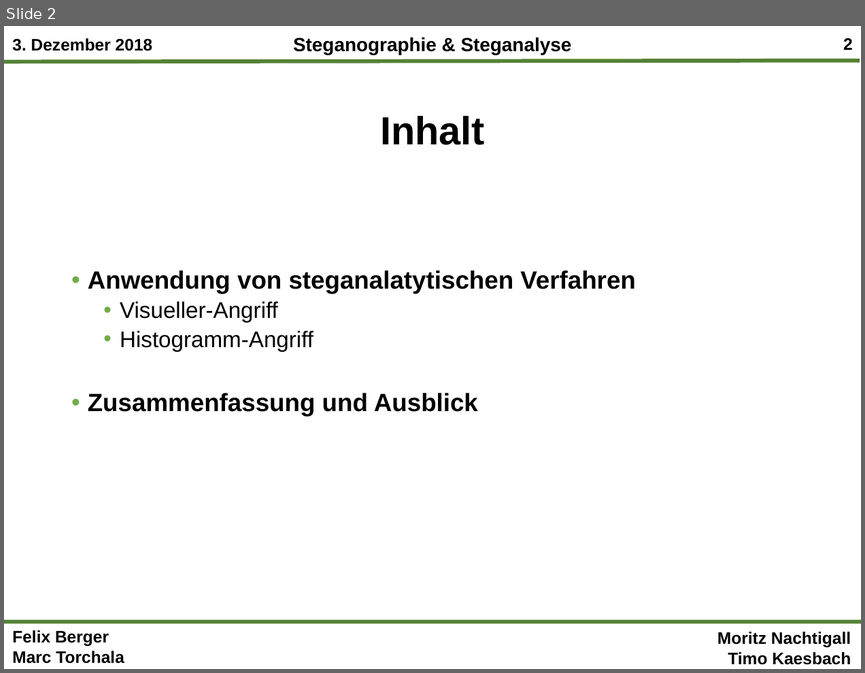
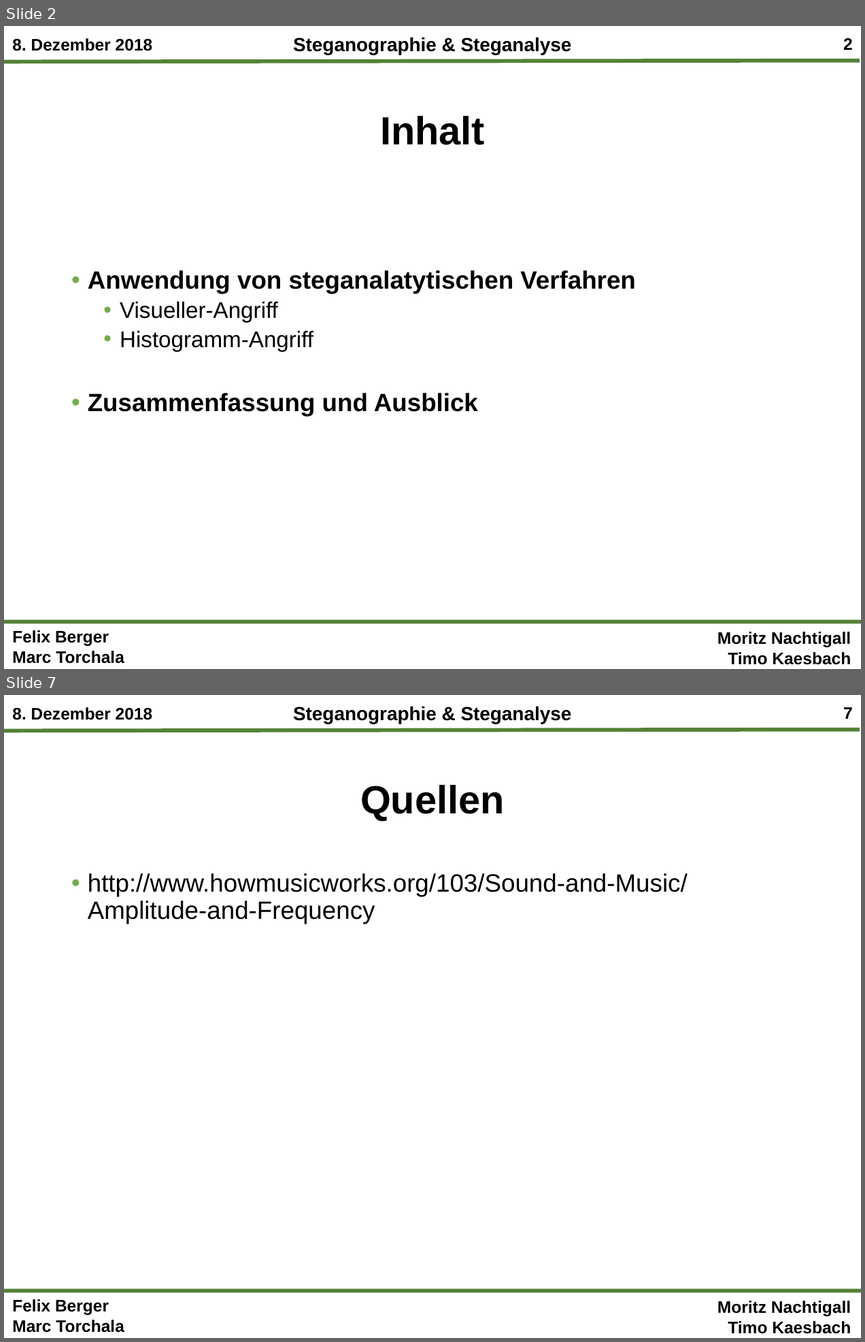
Before and after one commit to mtorchala/SteganographieSteganalyse, a slide deck: Präsentationen/Steganographie&Steganalyse_Gesamtpräsentation_Termin2.pptx. Shown one above the other, each under a label of ours: slide 2 before the commit, slides 2 and 7 after it; the slides between them are not shown. The pictures are 865x673 and 865x1342 pixels, drawn with LibreOffice and Linux fonts; fonts in the diff are those of the drawing; background and template pictures are left out. Boxes give left, top, right and bottom in pixels: in the first picture for what was removed or moved away, otherwise in the second. Text is boxed around its words. In the diff, an @@ line names an element or a change of style, - is before the commit and + after.

```diff
--- a/Präsentationen/Steganographie&Steganalyse_Gesamtpräsentation_Termin2.pptx
+++ b/Präsentationen/Steganographie&Steganalyse_Gesamtpräsentation_Termin2.pptx
@@ slide 7 added at (x1=4, y1=695, x2=861, y2=1338), background #FFFFFF; not listed: 7 template elements that a slide beside it also shows @@
@@ title added at (x1=360, y1=785, x2=504, y2=820), 33 pt, text #000000, bold @@
+Quellen
@@ text added at (x1=88, y1=873, x2=687, y2=923), 21 pt, text #000000 @@
+• http://www.howmusicworks.org/103/Sound-and-Music/Amplitude-and-Frequency
@@ slide 2 changed as well @@
@@ text at (x1=12, y1=38, x2=153, y2=51): text changed @@
-3. Dezember 2018
+8. Dezember 2018
```
Also in this commit, not shown: 4 other slides added, 1 slide removed, 9 other files.
